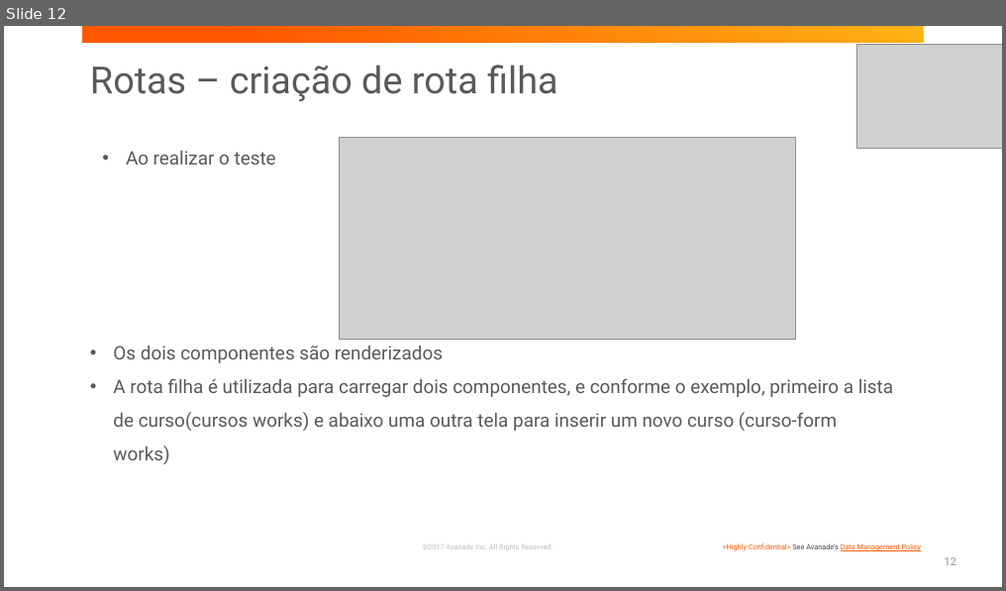
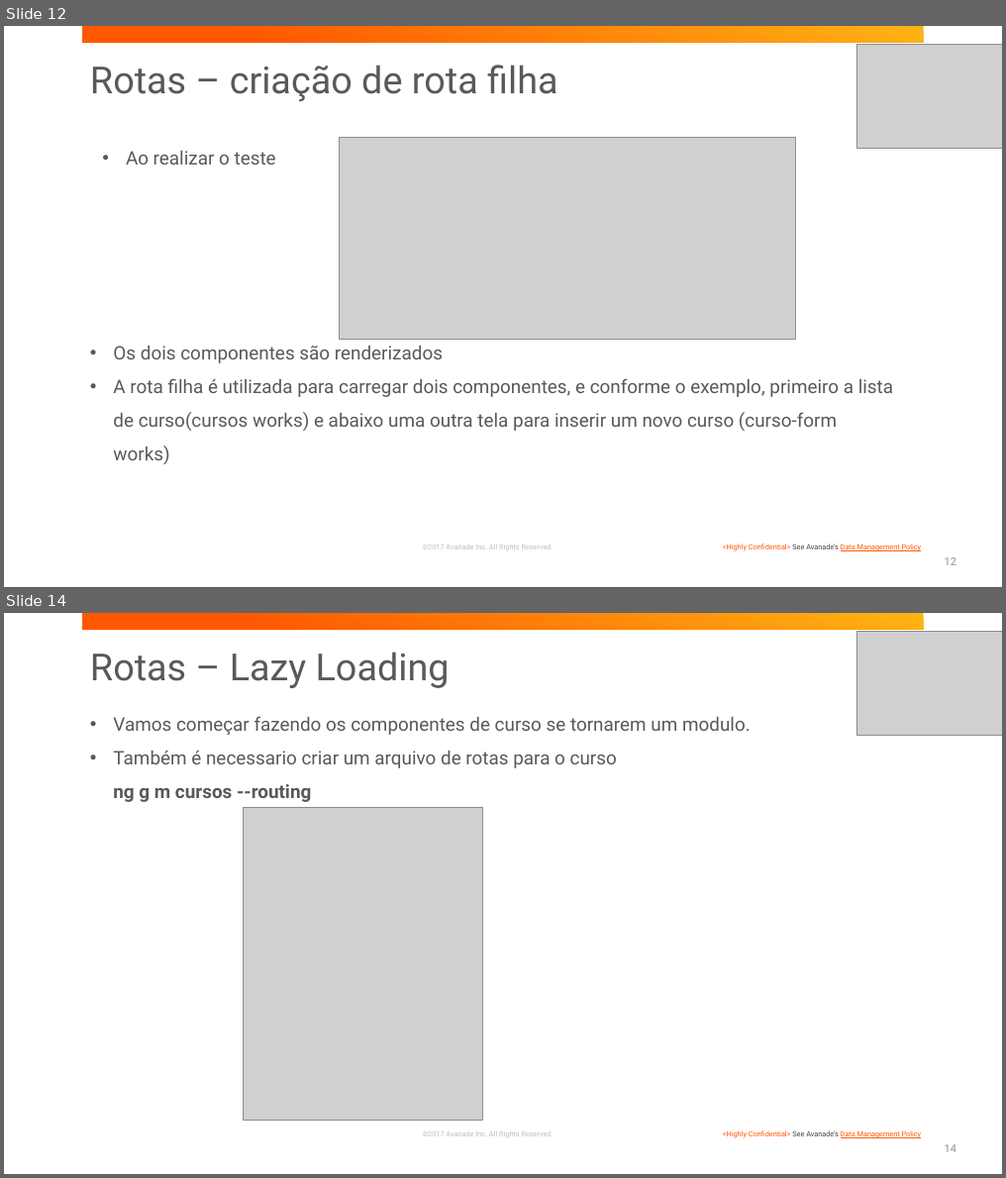
Before and after one commit to BootCampAvanSanAnder/BootCampSantander, a slide deck: presentations/TreinamentoAngular.pptx. Shown one above the other, each under a label of ours: slide 12 before the commit, slides 12 and 14 after it; the slides between them are not shown. The pictures are 1006x591 and 1006x1178 pixels, drawn with LibreOffice and Linux fonts; fonts in the diff are those of the drawing; grey boxes stand for pictures; background and template pictures are left out. Boxes give left, top, right and bottom in pixels: in the first picture for what was removed or moved away, otherwise in the second. Text is boxed around its words. In the diff, an @@ line names an element or a change of style, - is before the commit and + after.

Commit message:
Lazy Loading - criacao do modulo e routing de cursos

```diff
--- a/presentations/TreinamentoAngular.pptx
+++ b/presentations/TreinamentoAngular.pptx
@@ slide 14 added at (x1=4, y1=613, x2=1002, y2=1174), background #FFFFFF; not listed: 3 template elements that a slide beside it also shows @@
@@ picture added at (x1=856, y1=631, x2=1002, y2=736) @@
@@ title added at (x1=90, y1=652, x2=450, y2=688), 36 pt, text #595959 @@
+Rotas – Lazy Loading
@@ text added at (x1=113, y1=716, x2=750, y2=802), 18 pt, text #595959 @@
+• Vamos começar fazendo os componentes de curso se tornarem um modulo.
+• Também é necessario criar um arquivo de rotas para o curso
+ng g m cursos --routing
@@ picture added at (x1=243, y1=808, x2=482, y2=1121) @@
@@ page number added at (x1=944, y1=1145, x2=956, y2=1153), 10.5 pt, text #939393 @@
+14
```
Also in this commit, not shown: 6 other slides added, 4 other files.
